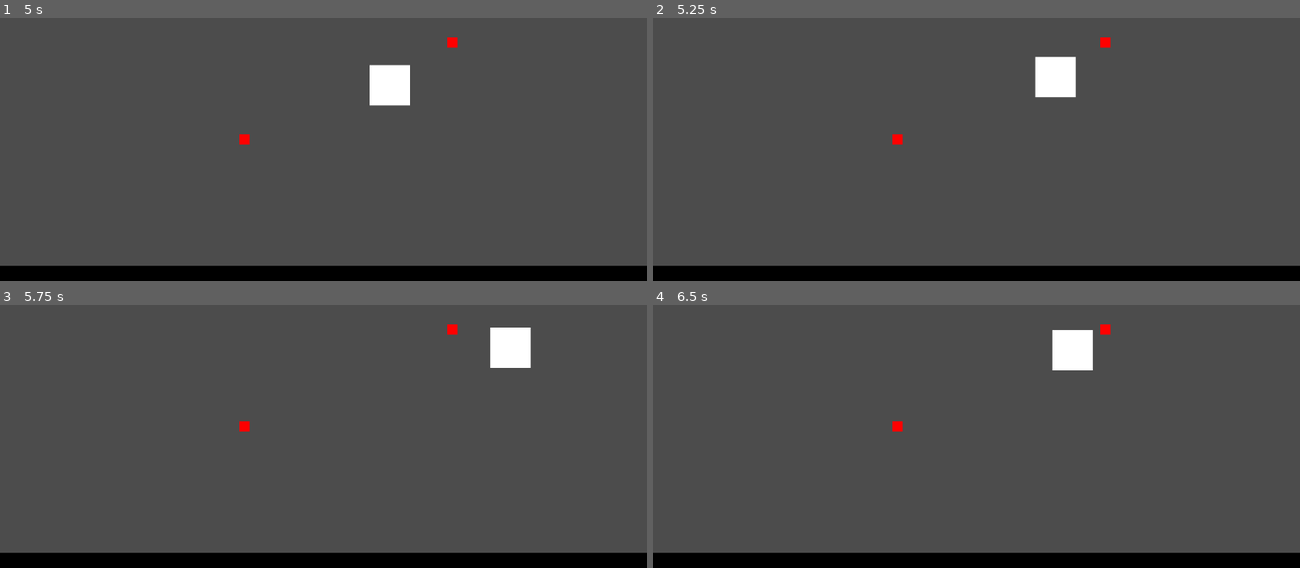
Above: before the commit, frames 1-4 (two rows, left to right).
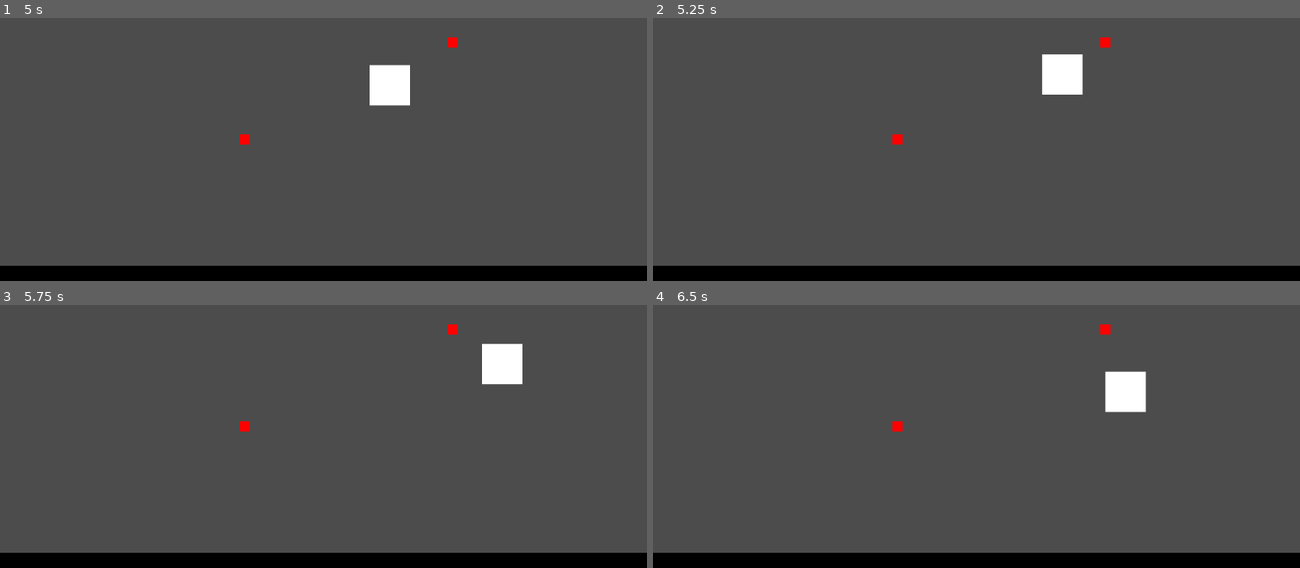
Above: after the commit, the same moments.

Repository: Develarooio/icho-and-falaj
Game: Godot game, scene res://ClaytonDebug/ClaytonsSceneNoGirlsAllowed.tscn
The game is run twice, just before and just after one commit, with the same random seed, the same clock (stepped at 60 frames per second) and the same inputs. The project has no main scene, so this scene is started directly.
Inputs:
- Up to frame 1 (5 s): tap Enter (throw) at 0.5, 1.35, 2.85, 4.35 s; hold Enter (throw) 0.53-1.28 s; hold D (right) 0.53-2.03 s; tap Space (jump) at 0.77, 1.52, 3.02, 3.77, 4.52 s; hold A (left) 2.03-2.78 s; hold Enter (throw) 2.03-2.78 s; hold D (right) 2.78-4.28 s; hold Enter (throw) 3.53-4.28 s; hold A (left) from 4.28 s (still down)
- Up to frame 2 (5.25 s): release A (left) at 5.03 s; hold D (right) from 5.03 s (still down); hold Enter (throw) from 5.03 s (still down)
- Up to frame 3 (5.75 s): keep holding D (right); keep holding Enter (throw)
- Up to frame 4 (6.5 s): release D (right) at 5.78 s; release Enter (throw) at 5.78 s; hold A (left) from 5.78 s (still down); tap Enter (throw) at 5.85 s; tap Space (jump) at 6.02 s

Frame 1 is identical in both runs. In frame 2, 0.5% of the frame differs, in the area x 59-67%, y 13-31%; in frame 3, 1.1%; in frame 4, 2.0%, in the area x 61-77%, y 9-41%.
Error after the commit: Invalid get index 'global_position' (on base: 'null instance'). (res://Arms.gd:33)

Commit message:
redo swing function a bit, its damped but not ideal

Diff:
--- a/Falaj/Falaj.gd
+++ b/Falaj/Falaj.gd
@@ -13,6 +13,7 @@
 var initial_swing = true
 var grab_length = null
 
+
 func _ready():
 	max_arm_length = $Arms.get_max_arm_length()
 
@@ -27,19 +28,22 @@
 	var grab_point = $Arms.get_grab_point()
 	var arm_vector = (grab_point - global_position)
 
+	#Temporary until hand hit box is created
 	if initial_swing == true:
 		grab_length = arm_vector.length()
-		initial_swing = false
 
 	var tangent_vector = arm_vector.tangent().normalized()
 
-	if current_speed.x >= 0:
-		tangent_vector*=Vector2(-1,-1)
-	var height = global_position.y - grab_point.y
-	if round(height) == 0:
-		current_speed = tangent_vector*-100
-	else:
-		current_speed = (tangent_vector*height)*6
+	var height = grab_length - (global_position.y - grab_point.y)
+
+	if arm_vector.x > 0 and arm_vector.y <= 0:
+		tangent_vector *= Vector2(-1,-1)
+	elif arm_vector.x >= 0 and arm_vector.y > 0:
+		tangent_vector *= Vector2(-1,-1)
+
+	var potential = tangent_vector*height
+
+	current_speed += potential
 
 	#Adjust speed to land on tangent line
 	var next_position = global_position + delta*current_speed
@@ -49,8 +53,11 @@
 	current_speed = -1*adjusted_speed/delta
 	move_and_slide(current_speed, UP)
 
+	initial_swing = false
 	if Input.is_action_just_released("throw"):
 		$Arms.set_grabbed(false)
+		initial_swing = true
+
 func throw():
 	if Input.is_action_pressed('throw'):
 		$Arms.throw(direction)
